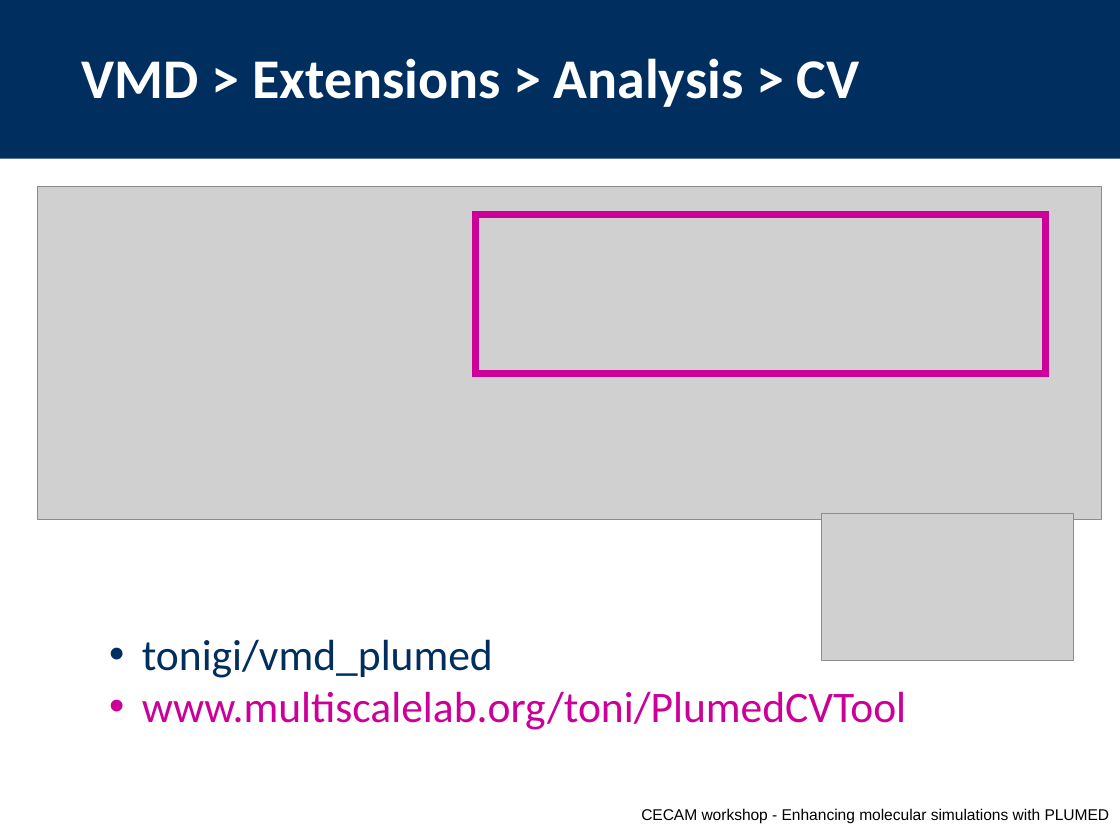
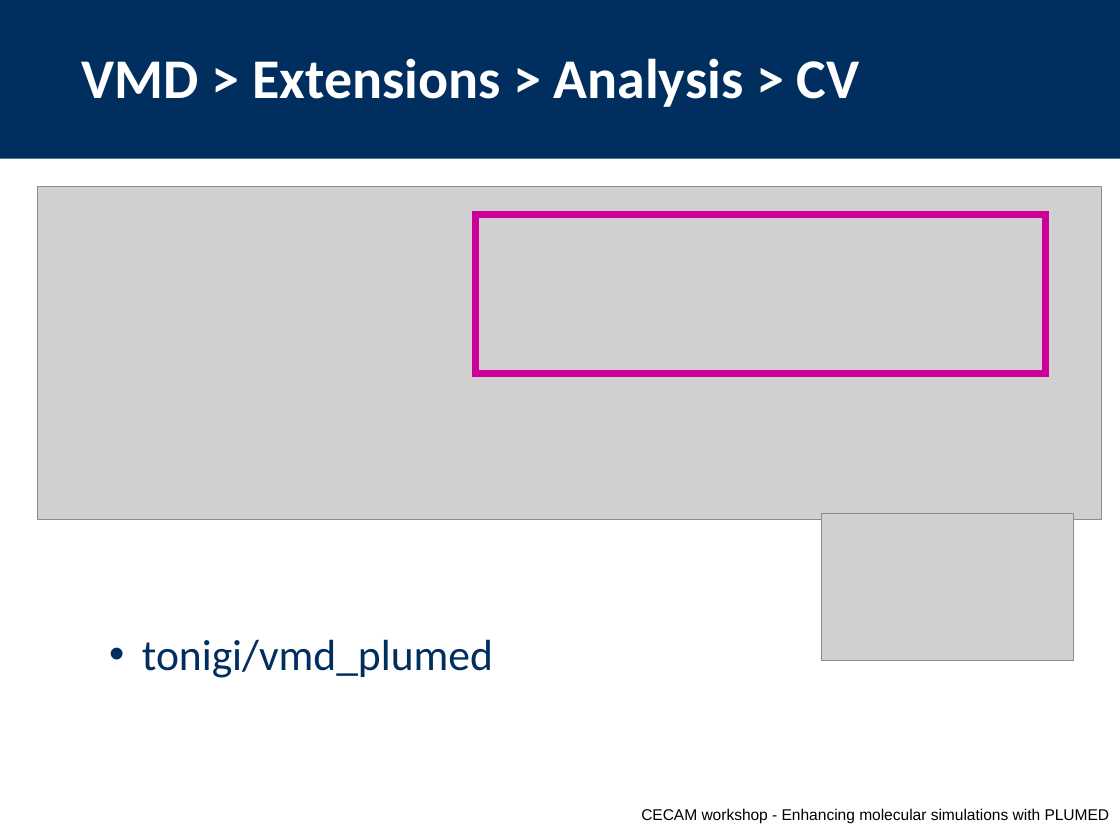
Before and after one commit to giorginolab/2022-MD-Trajectory-Tutorial-UniPD, a slide deck: slide 7 of md_plumed_mdtraj.pptx (slide 6 before the commit). Drawn at 1120x840 pixels with LibreOffice and Linux fonts; fonts in the diff are those of the drawing; grey boxes stand for pictures. Boxes give left, top, right and bottom in pixels: in the first picture for what was removed or moved away, otherwise in the second. Text is boxed around its words. In the diff, an @@ line names an element or a change of style, - is before the commit and + after.

Commit message:
nn

```diff
--- a/md_plumed_mdtraj.pptx
+++ b/md_plumed_mdtraj.pptx
@@ text at box(142, 691, 906, 730): paragraph removed @@
-• www.multiscalelab.org/toni/PlumedCVTool
```
Also in this commit, not shown: 2 slides added.
